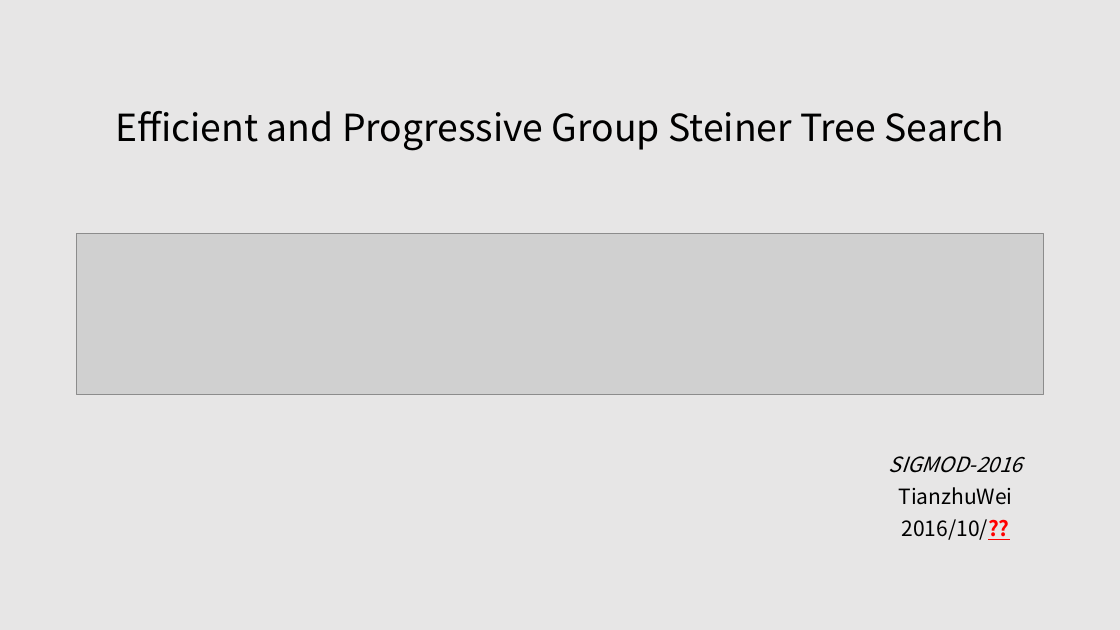
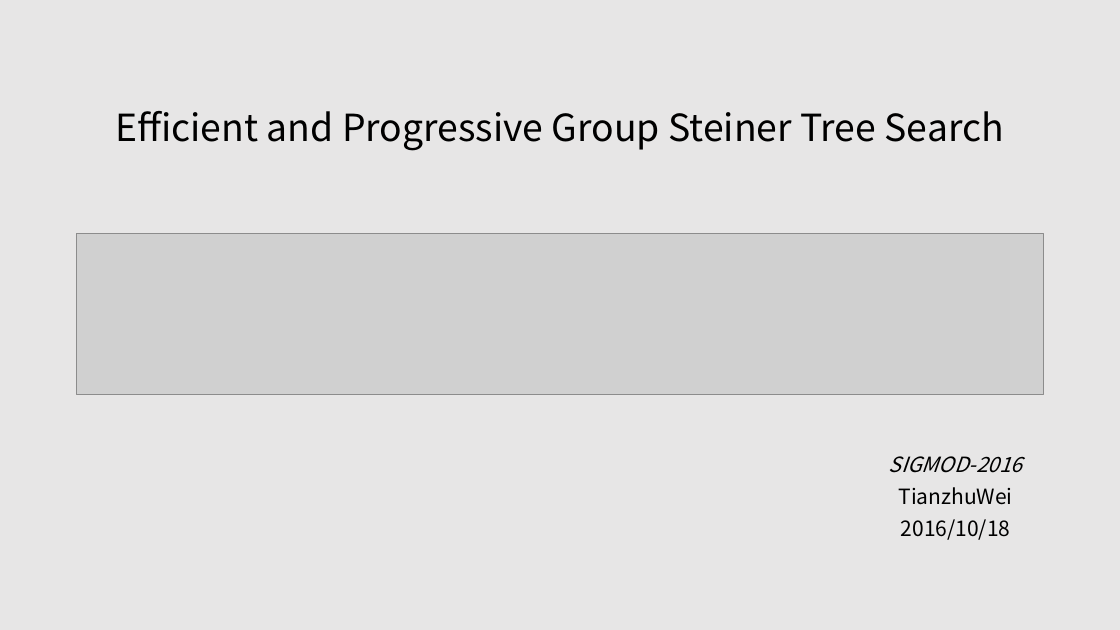
Before and after one commit to tianzhuwei/PPT, a slide deck: slide 1 of Efficient and Progressive GST Search.pptx. Drawn at 1120x630 pixels with LibreOffice and Linux fonts; fonts in the diff are those of the drawing; grey boxes stand for pictures. Boxes give left, top, right and bottom in pixels: in the first picture for what was removed or moved away, otherwise in the second. Text is boxed around its words. In the diff, an @@ line names an element or a change of style, - is before the commit and + after.

```diff
--- a/Efficient and Progressive GST Search.pptx
+++ b/Efficient and Progressive GST Search.pptx
@@ text at [901, 519, 1011, 540]: text changed @@
-2016/10/??
+2016/10/18
```
Also in this commit, not shown: 16 other slides changed, 1 slide added, 2 slides removed.
